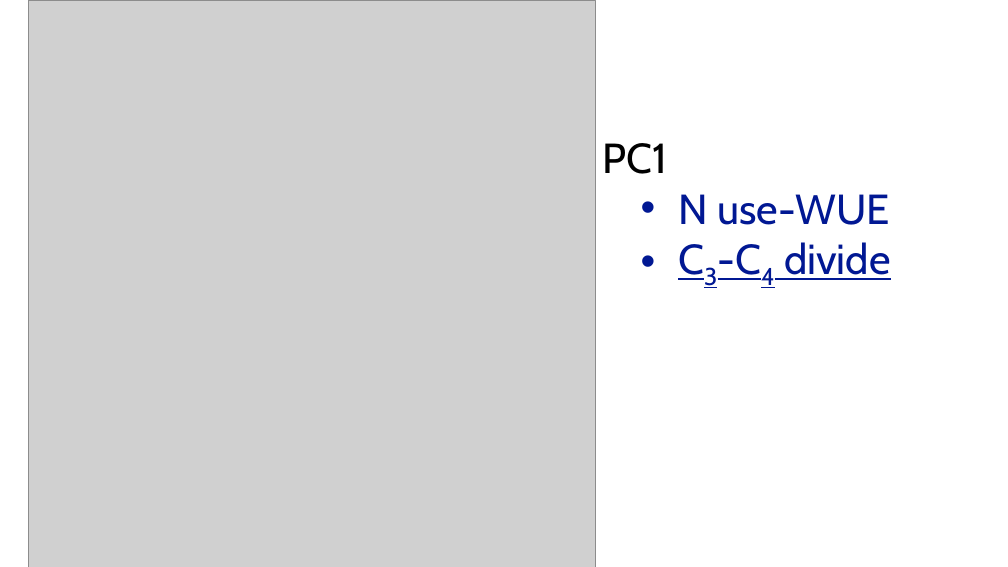
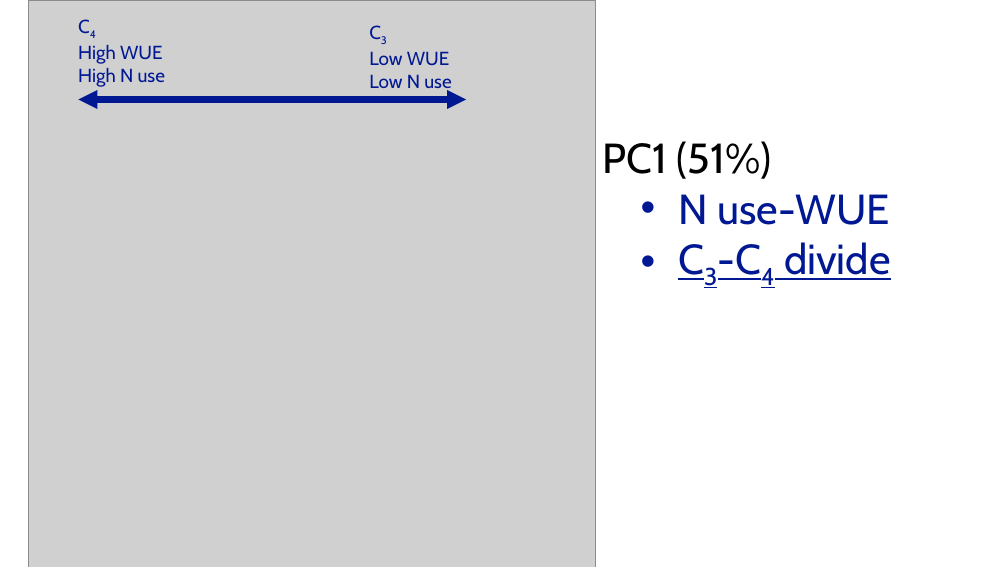
Before and after one commit to SmithEcophysLab/esa_2026, a slide deck: slide 19 of src/esa2026_optphoto_smith.pptx. Drawn at 1008x567 pixels with LibreOffice and Linux fonts; fonts in the diff are those of the drawing; grey boxes stand for pictures. Boxes give left, top, right and bottom in pixels: in the first picture for what was removed or moved away, otherwise in the second. Text is boxed around its words. In the diff, an @@ line names an element or a change of style, - is before the commit and + after.

```diff
--- a/src/esa2026_optphoto_smith.pptx
+++ b/src/esa2026_optphoto_smith.pptx
@@ text added at [78,45,165,87], 18 pt, text #011893 @@
+C4
+High WUE
+High N use
@@ text added at [369,51,451,93], 18 pt, text #011893 @@
+C3
+Low WUE
+Low N use
@@ double arrow added from (79, 100) to (466, 100), #011893 6 pt @@
@@ text at [603,141,772,179]: text changed @@
-PC1
+PC1 (51%)
```
Also in this commit, not shown: 5 other slides changed, 3 slides added, 1 other file.
